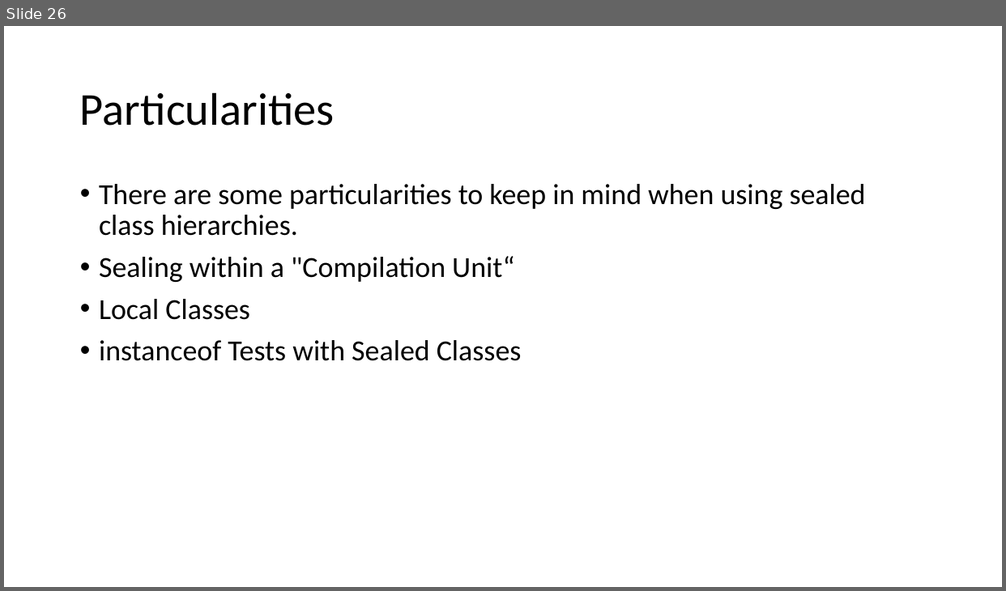
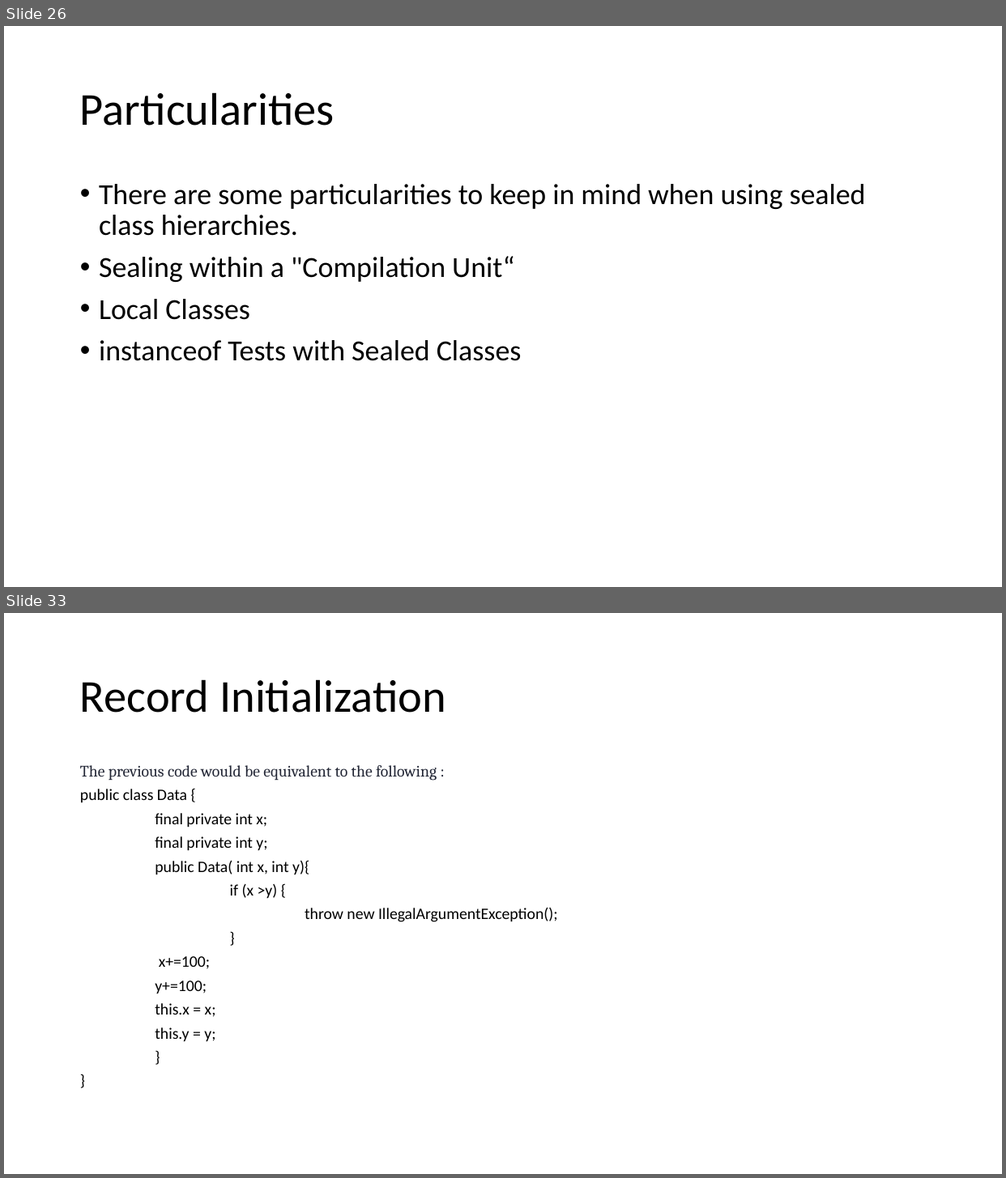
Before and after one commit to techelly/gladvancejavatraining, a slide deck: content/Java 11 and 17 Features.pptx. Shown one above the other, each under a label of ours: slide 26 before the commit, slides 26 and 33 after it; the slides between them are not shown. The pictures are 1006x591 and 1006x1178 pixels, drawn with LibreOffice and Linux fonts; fonts in the diff are those of the drawing. Boxes give left, top, right and bottom in pixels: in the first picture for what was removed or moved away, otherwise in the second. Text is boxed around its words. In the diff, an @@ line names an element or a change of style, - is before the commit and + after.

Commit message:
sealed class examples

```diff
--- a/content/Java 11 and 17 Features.pptx
+++ b/content/Java 11 and 17 Features.pptx
@@ slide 33 added at [4,613,1002,1174], background #FFFFFF @@
@@ title added at [80,679,446,713], 44 pt, text #000000 @@
+Record Initialization
@@ text added at [80,765,558,1042], 15.4 pt, text #000000 @@
+The previous code would be equivalent to the following :
+public class Data {
+final private int x;
+final private int y;
+public Data( int x, int y){
+if (x >y) {
+throw new IllegalArgumentException();
+}
+x+=100;
+y+=100;
+this.x = x;
+this.y = y;
+}
+}
```
Also in this commit, not shown: 2 slides changed, 16 other slides added, 42 other files.
